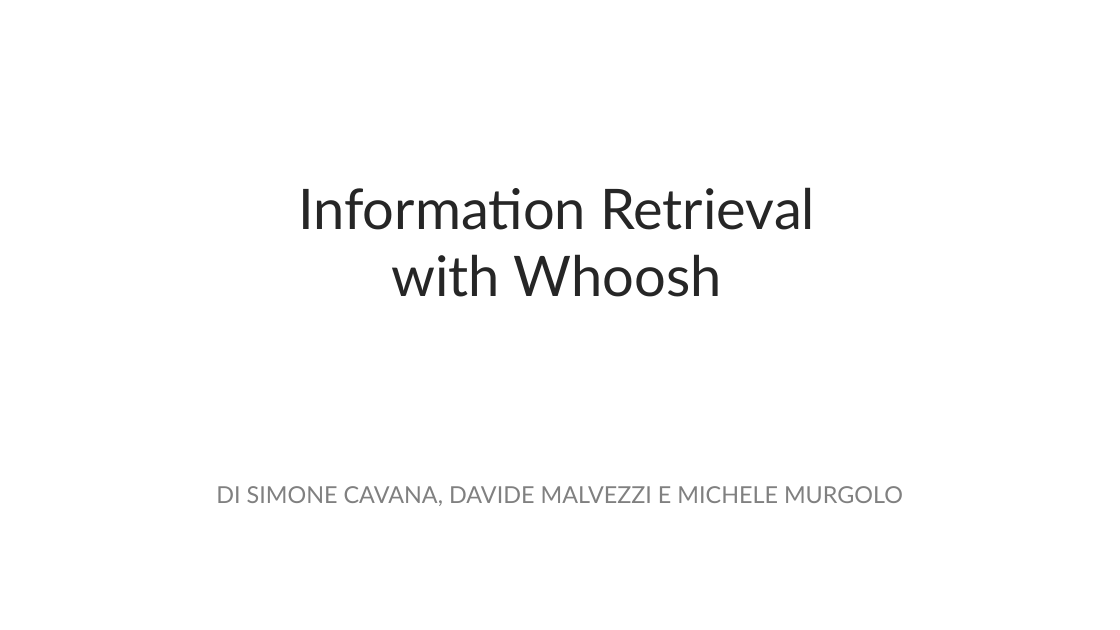
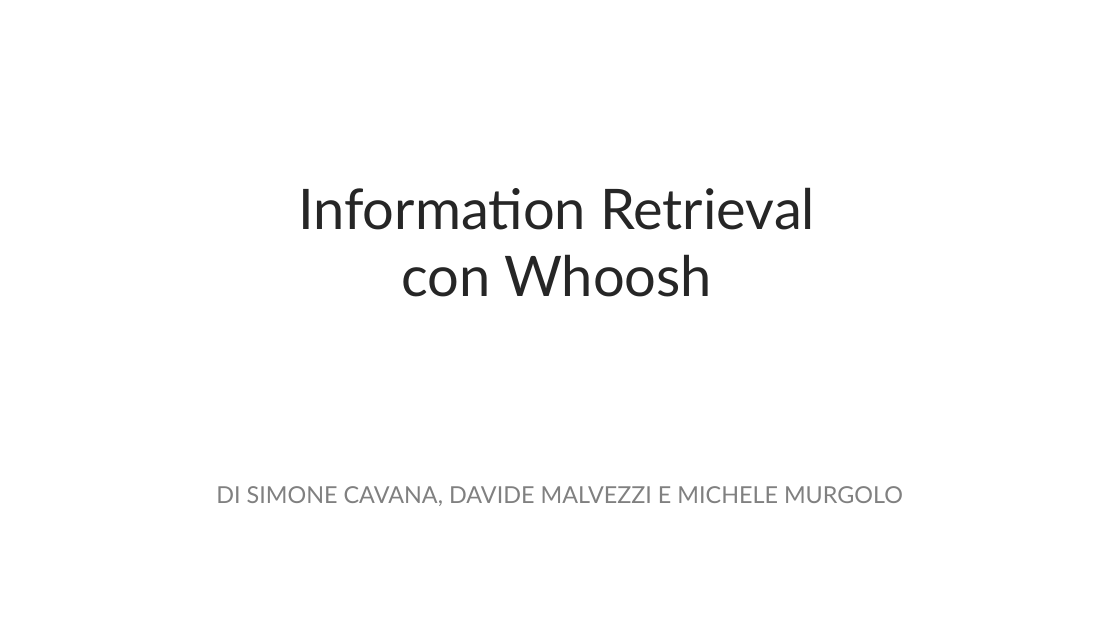
Before and after one commit to MurgoloMichele/GAvI, a slide deck: slide 1 of doc/Progetto.pptx. Drawn at 1120x630 pixels with LibreOffice and Linux fonts; fonts in the diff are those of the drawing. Boxes give left, top, right and bottom in pixels: in the first picture for what was removed or moved away, otherwise in the second. Text is boxed around its words. In the diff, an @@ line names an element or a change of style, - is before the commit and + after.

```diff
--- a/doc/Progetto.pptx
+++ b/doc/Progetto.pptx
@@ text at [401,254,712,297]: text changed @@
-with Whoosh
+con Whoosh
```
Also in this commit, not shown: 1 other slide changed, 3 slides added, 1 other file.
